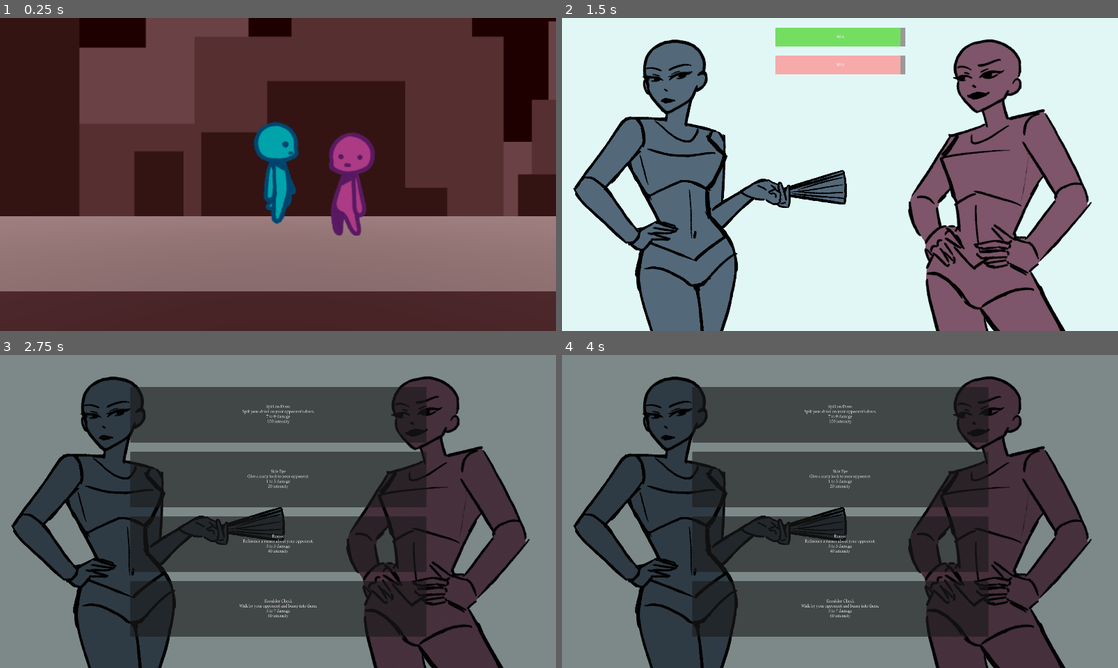
Above: before the commit, frames 1-4 (two rows, left to right).
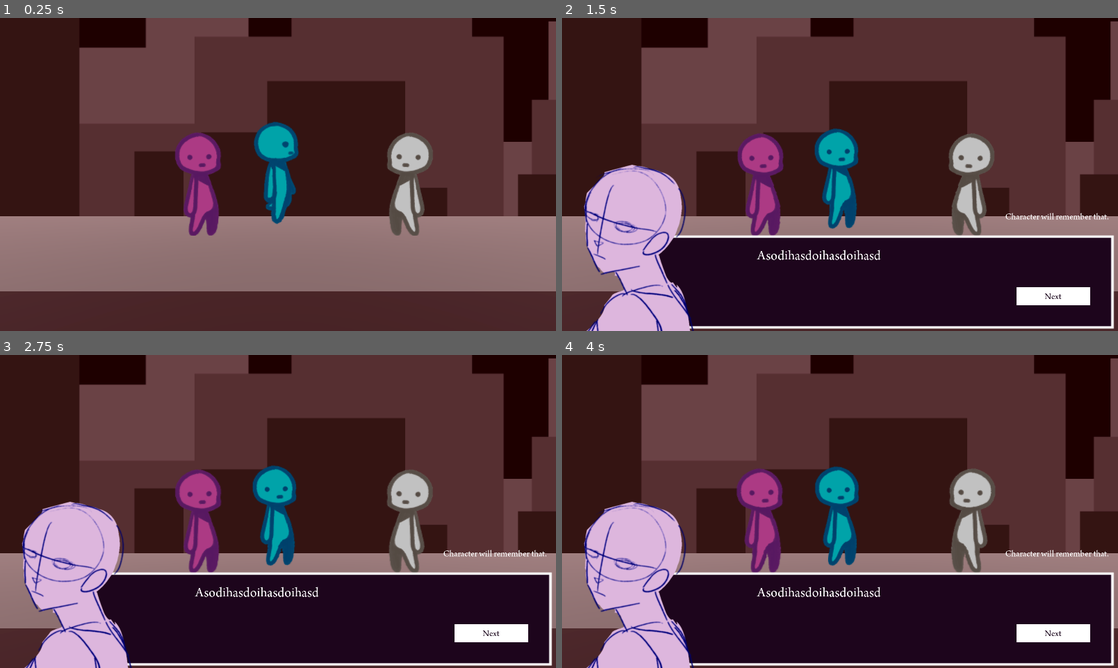
Above: after the commit, the same moments.

Repository: eigenstuffs/SRS
Game: Godot game, scene res://map/space.tscn
Same seed, same stepped clock (60 frames per second), same inputs: the game is played once before the commit and once after it.
Inputs (mouse positions are in pixels of both pictures, inside the frame that each line leads up to):
- Up to frame 1 (0.25 s): no input
- Up to frame 2 (1.5 s): tap Enter (ui_accept) at 0.5 s; move the mouse to (962, 158) at 0.52 s; hold Right (ui_right) 0.53-1.25 s; hold Enter (ui_accept) 0.53-1.25 s; click (1051, 296) at 1.25 s, where only the run after the commit has a clickable "Next"
- Up to frame 3 (2.75 s): click (489, 633) at 2 s, where only the run after the commit has a clickable "Next"
- Up to frame 4 (4 s): move the mouse to (728, 527) at 2.77 s; hold Down (ui_down) 2.78-3.53 s; tap Enter (ui_accept) at 2.85, 3.02, 3.32 s; move the mouse to (895, 442) at 3.52 s; hold Right (ui_right) from 3.53 s (still down); hold Enter (ui_accept) from 3.53 s (still down)

The runs differ from the first frame. In frame 1, 5.6% of the frame differs, in the area x 31-78%, y 36-70%; in frame 2, 99%, in the area x 0-100%, y 0-100%; in frame 3, 87%; in frame 4, 87%.
Error after the commit: Trying to assign value of type 'Nil' to a variable of type 'Dictionary'. (res://tools/dialogue/dialogue.gd:41)

Commit message:
dialogue debug for free time

Diff:
--- a/global/utilities.gd
+++ b/global/utilities.gd
@@ -2,7 +2,7 @@
 
 signal util_finished
 
-const DIALOGUE_FROM_STRINGS = preload("res://dialogue/dialogue_from_strings.tscn")
+const DIALOGUE_FROM_STRINGS = preload("res://tools/dialogue/dialogue_from_strings.tscn")
 
 func dialogue_from_strings(holder : Control, text_array : Array[String]):
 	var a : DialogueFromStrings = DIALOGUE_FROM_STRINGS.instantiate()
--- a/map/npc.tscn
+++ b/map/npc.tscn
@@ -1,9 +1,9 @@
 [gd_scene load_steps=10 format=3 uid="uid://0ttabng4vst4"]
 
 [ext_resource type="Script" path="res://map/npc.gd" id="1_vbktf"]
-[ext_resource type="PackedScene" uid="uid://bgh3a41nfgulr" path="res://tools/interaction.tscn" id="3_6waqm"]
+[ext_resource type="PackedScene" uid="uid://bgh3a41nfgulr" path="res://tools/interaction/interaction.tscn" id="3_6waqm"]
 [ext_resource type="Texture2D" uid="uid://304qv7q1hedd" path="res://assets/spritesheet_mini_selected_idle.png" id="3_xu2c4"]
-[ext_resource type="Script" path="res://tools/interaction_dialogue.gd" id="4_4xfcs"]
+[ext_resource type="Script" path="res://tools/interaction/interaction_dialogue.gd" id="4_4xfcs"]
 [ext_resource type="Texture2D" uid="uid://bw7psbkr0rhw2" path="res://assets/spritesheet_mini_npc_idle.png" id="5_xi6n1"]
 
 [sub_resource type="BoxShape3D" id="BoxShape3D_0hq8b"]
--- a/map/space.tscn
+++ b/map/space.tscn
@@ -6,9 +6,10 @@
 [ext_resource type="Script" path="res://map/npc.gd" id="4_mkrlg"]
 [ext_resource type="Texture2D" uid="uid://bw7psbkr0rhw2" path="res://assets/spritesheet_mini_npc_idle.png" id="5_ufflc"]
 [ext_resource type="Texture2D" uid="uid://304qv7q1hedd" path="res://assets/spritesheet_mini_selected_idle.png" id="6_s1c72"]
-[ext_resource type="PackedScene" uid="uid://bgh3a41nfgulr" path="res://tools/interaction.tscn" id="7_a7ypq"]
-[ext_resource type="Script" path="res://tools/interaction_minigame.gd" id="8_k2fmi"]
+[ext_resource type="PackedScene" uid="uid://bgh3a41nfgulr" path="res://tools/interaction/interaction.tscn" id="7_a7ypq"]
+[ext_resource type="Script" path="res://tools/interaction/interaction_minigame.gd" id="8_k2fmi"]
 [ext_resource type="PackedScene" uid="uid://dq7piist510w8" path="res://minigames/social_warfare/social_warfare.tscn" id="9_aipco"]
+[ext_resource type="Script" path="res://tools/interaction/interaction_dialogue.gd" id="10_vttiy"]
 
 [sub_resource type="StandardMaterial3D" id="StandardMaterial3D_qu7o7"]
 albedo_color = Color(0.356863, 0.156863, 0.172549, 1)
@@ -134,7 +135,7 @@
 transform = Transform3D(1, 0, 0, 0, 1, 0, 0, 0, 1, 0, 1, -2.10098)
 
 [node name="NPC" type="Area3D" parent="."]
-transform = Transform3D(1, 0, 0, 0, 1, 0, 0, 0, 1, 0.770629, 0.540338, -2)
+transform = Transform3D(1, 0, 0, 0, 1, 0, 0, 0, 1, 1.37429, 0.540338, -2)
 script = ExtResource("4_mkrlg")
 idle = ExtResource("5_ufflc")
 selected = ExtResource("6_s1c72")
@@ -159,6 +160,32 @@
 }
 autoplay = "Idle"
 
+[node name="NPC2" type="Area3D" parent="."]
+transform = Transform3D(1, 0, 0, 0, 1, 0, 0, 0, 1, -0.841715, 0.540338, -2)
+script = ExtResource("4_mkrlg")
+idle = ExtResource("5_ufflc")
+selected = ExtResource("6_s1c72")
+player_node = NodePath("../Player")
+
+[node name="Sprite3D" type="Sprite3D" parent="NPC2"]
+transform = Transform3D(0.5, 0, 0, 0, 0.5, 0, 0, 0, 0.5, 0, 0, 0)
+texture = ExtResource("5_ufflc")
+hframes = 7
+
+[node name="CollisionShape3D" type="CollisionShape3D" parent="NPC2"]
+transform = Transform3D(1, 0, 0, 0, 1, 0, 0, 0, 1, 0, -0.0472371, 0)
+shape = SubResource("BoxShape3D_0hq8b")
+
+[node name="Interaction" parent="NPC2" instance=ExtResource("7_a7ypq")]
+script = ExtResource("10_vttiy")
+file = "res://tools/dialogue/Dialogue - Prototype.json"
+
+[node name="AnimationPlayer" type="AnimationPlayer" parent="NPC2"]
+libraries = {
+"": SubResource("AnimationLibrary_qbuaw")
+}
+autoplay = "Idle"
+
 [node name="StaticBody3D" type="StaticBody3D" parent="."]
 transform = Transform3D(1, 0, 0, 0, 1, 0, 0, 0, 1, -4.84603, 0, 0)
 
--- a/project.godot
+++ b/project.godot
@@ -13,7 +13,7 @@
 config/name="SRS"
 run/main_scene="res://map/space.tscn"
 config/features=PackedStringArray("4.2", "Forward Plus")
-config/icon="res://assets/icon.jpeg"
+config/icon="res://assets/IMG_4946.jpeg"
 
 [autoload]
 
--- /dev/null
+++ b/tools/debug/debug_dialogue.gd
@@ -0,0 +1,211 @@
+extends Control
+
+class_name DebugDialogue
+
+signal start_music
+signal boost_stats
+
+@export_file("*.json") var text
+
+const CHARACTER_LIST : CharacterList = preload("res://resources/characters/character_list.tres")
+
+@onready var box = $Box
+@onready var sprite = $Sprite
+@onready var label = $Label
+@onready var remember = $Remember
+@onready var button = $Button
+@onready var choice_ui = $Choice
+@onready var options = $Choice/Options
+@onready var optionOne = $Choice/Options/OptionOne
+@onready var optionTwo = $Choice/Options/OptionTwo
+@onready var optionThree = $Choice/Options/OptionThree
+
+var result : Dictionary
+var lines : Dictionary = {}
+var current_line : Dictionary
+var restorable_choices
+var new_sprite = true
+var current_mood
+
+signal next
+signal done
+signal choice(which : int)
+
+func _ready():
+	if text:
+		choice_ui.hide()
+
+		self.connect("choice", choice_funnel)
+
+		var string = FileAccess.get_file_as_string(text)
+		result = JSON.parse_string(string)
+
+		read_line(0)
+	else: print("Error: text doesn't exist within Dialogue node")
+
+func read_line(key : int):
+	current_line = result.get(result.keys()[key])
+	if current_line["run if"] != null:
+		if Global.remembered.has(current_line["run if"]):
+			init_parameters(key)
+		else:
+			next_line()
+			return
+	else:
+		init_parameters(key)
+	if current_line["delay"] != null:
+		box.hide()
+		sprite.hide()
+		label.hide()
+		button.hide()
+		choice_ui.hide()
+		await get_tree().create_timer(int(current_line["delay"])).timeout
+	box.show()
+	sprite.show()
+	label.show()
+	button.hide()
+	choice_ui.hide()
+	remember.position = Vector2(1280,672)
+	remember.modulate = Color(1,1,1,1)
+	remember.hide()
+	if current_line["emit"] != null:
+		emit_signal(current_line["emit"])
+	if current_line["text"]: label.text = current_line["text"]
+	if current_line["flag"] == "decision":
+		box.hide()
+		sprite.hide()
+		label.hide()
+		button.hide()
+		if current_line["options"] != null:
+			var text = current_line["options"].split(",")
+			$Choice/Backdrop.position = Vector2(-1920,0)
+			$Choice/Graphic.position = Vector2(960,0)
+			options.position = Vector2(0,-960)
+			choice_ui.show()
+			var a = create_tween()
+			a.tween_property($Choice/Backdrop, "position", Vector2(0,0), .5).set_trans(Tween.TRANS_EXPO)
+			a = create_tween()
+			a.tween_property(options, "position", Vector2(0,0), 0.5).set_trans(Tween.TRANS_EXPO)
+			var b = create_tween()
+			b.tween_property($Choice/Graphic, "position", Vector2(0,0), .5).set_trans(Tween.TRANS_EXPO)
+			button.hide()
+			await choice
+			a = create_tween()
+			a.tween_property($Choice/Backdrop, "position", Vector2(-1920,0), .5).set_trans(Tween.TRANS_EXPO)
+			a = create_tween()
+			a.tween_property(options, "position", Vector2(0,1000), 0.5).set_trans(Tween.TRANS_EXPO)
+			b = create_tween()
+			b.tween_property($Choice/Graphic, "position", Vector2(960,0), .5).set_trans(Tween.TRANS_EXPO)
+			await b.finished
+	else:
+		if current_line["flag"] == "end":
+			current_line["go to"] = null
+		if current_line["add"] != null:
+			remember.show()
+			Global.remembered.append(current_line["add"])
+			remember.text = current_line["character"] + " will remember that."
+			var c = create_tween()
+			c.tween_property(remember, "position", Vector2(1280,600), 2)
+			c = create_tween()
+			c.tween_property(remember, "modulate", Color(1,1,1,0), 2)
+		if new_sprite:
+			sprite.position = Vector2(0,608)
+			var d = create_tween()
+			d.tween_property(sprite, "position", Vector2(0,0), 0.2).set_trans(Tween.TRANS_EXPO)
+		label.visible_characters = 0
+		var num_chars = label.text.length()
+		var total_time = Global.text_speed * num_chars
+		var a = create_tween()
+		a.tween_property(label, "visible_characters", num_chars, total_time)
+		await a.finished
+		button.show()
+		await next
+	next_line()
+
+func next_line():
+	if current_line["go to"] != null:
+		read_line(result.keys().find(current_line["go to"]))
+	else:
+		emit_signal("done")
+		queue_free()
+
+func init_parameters(key : int):
+	var line = result.get(result.keys()[key])
+	var char : Resource = null
+	var prev_mood = current_mood
+	if line["character"] != null:
+		char = CHARACTER_LIST.list.get(line["character"])
+		match line["sprite"]:
+			"happy":
+				sprite.texture = char.happy
+				current_mood = "happy"
+			"neutral":
+				sprite.texture = char.neutral
+				current_mood = "neutral"
+			"sad":
+				sprite.texture = char.sad
+				current_mood = "sad"
+	if line["flag"] == "decision":
+		current_mood = null
+	if current_mood == prev_mood:
+		new_sprite = false
+	else: new_sprite = true
+
+func choice_funnel(which : int):
+	var choice = current_line["options_id"].split(",")[which]
+	current_line["go to"] = choice
+
+func _on_button_pressed():
+	emit_signal("next")
+
+func _on_option_one_pressed():
+	emit_signal("choice", 0)
+
+func _on_option_two_pressed():
+	emit_signal("choice", 1)
+
+func _on_option_three_pressed():
+	emit_signal("choice", 2)
+
+func _on_option_one_mouse_entered():
+	var a = create_tween()
+	a.tween_property(optionOne, "scale", Vector2(1.1,1.1), 0.1)
+
+func _on_option_two_mouse_entered():
+	var a = create_tween()
+	a.tween_property(optionTwo, "scale", Vector2(1.1,1.1), 0.1)
+
+func _on_option_three_mouse_entered():
+	var a = create_tween()
+	a.tween_property(optionThree, "scale", Vector2(1.1,1.1), 0.1)
+
+func _on_option_one_mouse_exited():
+	var a = create_tween()
+	a.tween_property(optionOne, "scale", Vector2(1,1), 0.1)
+
+func _on_option_two_mouse_exited():
+	var a = create_tween()
+	a.tween_property(optionTwo, "scale", Vector2(1,1), 0.1)
+
+func _on_option_three_mouse_exited():
+	var a = create_tween()
+	a.tween_property(optionThree, "scale", Vector2(1,1), 0.1)
+
+func _input(event):
+	if event.is_action_pressed("ui_cancel"):
+		emit_signal("done")
+		queue_free()
+	elif event.is_action_pressed("ui_accept"):
+		if $Button/Next.visible:
+			emit_signal("next")
+
+func _on_skip_pressed():
+	var index: int = 0
+	print(index)
+	for key in result.keys():
+		print(key)
+		if key == $TextEdit.text:
+			read_line(index)
+			break
+		index += 1
+	print("ERROR: ID not found")
--- /dev/null
+++ b/tools/debug/debug_dialogue_ft.tscn
@@ -0,0 +1,180 @@
+[gd_scene load_steps=16 format=3 uid="uid://vkinot3dkia8"]
+
+[ext_resource type="Script" path="res://tools/debug/debug_dialogue.gd" id="1_ouj07"]
+[ext_resource type="Texture2D" uid="uid://kqpkiycx2vxi" path="res://assets/textbox.png" id="2_qdfhb"]
+[ext_resource type="Texture2D" uid="uid://b6nep4hcehuhn" path="res://assets/talksprite_npc_C.png" id="3_51n02"]
+[ext_resource type="Texture2D" uid="uid://b5vxsdpo2j5aq" path="res://assets/choice_overlay.png" id="4_jsawl"]
+[ext_resource type="Texture2D" uid="uid://7bl0mmfp1em5" path="res://assets/choice_graphic.png" id="5_5f13c"]
+[ext_resource type="Texture2D" uid="uid://bqicj2kxtgfbh" path="res://assets/choice1_normal.png" id="6_s51sf"]
+[ext_resource type="Texture2D" uid="uid://c5nvhsfmkfp6d" path="res://assets/choice1_focus.png" id="7_b20y3"]
+[ext_resource type="BitMap" uid="uid://bug5jjtm6s26s" path="res://assets/bitmap_1.bmp" id="8_c1wyl"]
+[ext_resource type="Texture2D" uid="uid://cpprxig8dgffn" path="res://assets/choice2_normal.png" id="9_kv8ev"]
+[ext_resource type="Texture2D" uid="uid://c445ypl3cb421" path="res://assets/choice2_focus.png" id="10_lnldp"]
+[ext_resource type="BitMap" uid="uid://drfv01w7j2n32" path="res://assets/bitmap_2.bmp" id="11_ap8wi"]
+[ext_resource type="Texture2D" uid="uid://bpq6o7jyebeo6" path="res://assets/choice3_normal.png" id="12_qv12v"]
+[ext_resource type="Texture2D" uid="uid://c36wt2xdvv4ws" path="res://assets/choice3_focus.png" id="13_g40bm"]
+[ext_resource type="BitMap" uid="uid://dlkha7dvelgxr" path="res://assets/bitmap_3.bmp" id="14_v52j1"]
+
+[sub_resource type="StyleBoxFlat" id="StyleBoxFlat_1rwqr"]
+bg_color = Color(1, 1, 1, 1)
+
+[node name="DebugDialogueFT" type="Control"]
+layout_mode = 3
+anchors_preset = 15
+anchor_right = 1.0
+anchor_bottom = 1.0
+grow_horizontal = 2
+grow_vertical = 2
+script = ExtResource("1_ouj07")
+text = "res://tools/dialogue/ft_scripts/Dialogue - Prototype.json"
+
+[node name="ColorRect" type="ColorRect" parent="."]
+layout_mode = 0
+offset_right = 1920.0
+offset_bottom = 1088.0
+color = Color(0.137255, 0.137255, 0.137255, 1)
+
+[node name="Box" type="TextureRect" parent="."]
+layout_mode = 0
+offset_right = 1920.0
+offset_bottom = 1088.0
+texture = ExtResource("2_qdfhb")
+
+[node name="Sprite" type="TextureRect" parent="."]
+layout_mode = 0
+offset_right = 1920.0
+offset_bottom = 1088.0
+texture = ExtResource("3_51n02")
+
+[node name="Label" type="Label" parent="."]
+layout_mode = 0
+offset_left = 672.0
+offset_top = 800.0
+offset_right = 1504.0
+offset_bottom = 1024.0
+theme_override_font_sizes/font_size = 48
+text = "Asodihasdoihasdoihasd"
+autowrap_mode = 3
+visible_characters_behavior = 1
+
+[node name="Remember" type="Label" parent="."]
+layout_mode = 0
+offset_left = 1280.0
+offset_top = 672.0
+offset_right = 1888.0
+offset_bottom = 717.0
+theme_override_font_sizes/font_size = 32
+text = "Character will remember that."
+horizontal_alignment = 2
+autowrap_mode = 2
+
+[node name="Button" type="Button" parent="."]
+layout_mode = 0
+offset_left = 1568.0
+offset_top = 928.0
+offset_right = 1824.0
+offset_bottom = 992.0
+theme_override_colors/font_color = Color(0.101961, 0.0235294, 0.105882, 1)
+theme_override_font_sizes/font_size = 32
+theme_override_styles/normal = SubResource("StyleBoxFlat_1rwqr")
+theme_override_styles/hover = SubResource("StyleBoxFlat_1rwqr")
+theme_override_styles/pressed = SubResource("StyleBoxFlat_1rwqr")
+theme_override_styles/disabled = SubResource("StyleBoxFlat_1rwqr")
+theme_override_styles/focus = SubResource("StyleBoxFlat_1rwqr")
+
+[node name="Next" type="Label" parent="Button"]
+layout_mode = 0
+offset_top = 5.0
+offset_right = 256.0
+offset_bottom = 69.0
+theme_override_colors/font_color = Color(0.101961, 0.0235294, 0.105882, 1)
+theme_override_font_sizes/font_size = 32
+text = "Next"
+horizontal_alignment = 1
+vertical_alignment = 1
+autowrap_mode = 2
+
+[node name="Choice" type="Control" parent="."]
+anchors_preset = 0
+offset_right = 1920.0
+offset_bottom = 1088.0
+
+[node name="Backdrop" type="TextureRect" parent="Choice"]
+modulate = Color(1, 1, 1, 0.454902)
+layout_mode = 0
+offset_right = 40.0
+offset_bottom = 40.0
+texture = ExtResource("4_jsawl")
+
+[node name="Graphic" type="TextureRect" parent="Choice"]
+layout_mode = 0
+offset_right = 1920.0
+offset_bottom = 1080.0
+mouse_filter = 2
+texture = ExtResource("5_5f13c")
+
+[node name="Options" type="Control" parent="Choice"]
+anchors_preset = 0
+offset_right = 40.0
+offset_bottom = 40.0
+
+[node name="OptionOne" type="TextureButton" parent="Choice/Options"]
+layout_mode = 0
+offset_left = 576.0
+offset_top = 64.0
+offset_right = 1158.0
+offset_bottom = 538.0
+texture_normal = ExtResource("6_s51sf")
+texture_hover = ExtResource("7_b20y3")
+texture_click_mask = ExtResource("8_c1wyl")
+
+[node name="OptionTwo" type="TextureButton" parent="Choice/Options"]
+layout_mode = 0
+offset_left = 352.0
+offset_top = 320.0
+offset_right = 1161.0
+offset_bottom = 676.0
+texture_normal = ExtResource("9_kv8ev")
+texture_hover = ExtResource("10_lnldp")
+texture_click_mask = ExtResource("11_ap8wi")
+
+[node name="OptionThree" type="TextureButton" parent="Choice/Options"]
+layout_mode = 0
+offset_left = 544.0
+offset_top = 640.0
+offset_right = 1159.0
+offset_bottom = 948.0
+mouse_filter = 1
+texture_normal = ExtResource("12_qv12v")
+texture_hover = ExtResource("13_g40bm")
+texture_click_mask = ExtResource("14_v52j1")
+
+[node name="TextEdit" type="TextEdit" parent="."]
+layout_mode = 0
+offset_left = 64.0
+offset_top = 64.0
+offset_right = 960.0
+offset_bottom = 128.0
+theme_override_font_sizes/font_size = 64
+placeholder_text = "Enter ID here, then hit \"Skip\""
+
+[node name="Skip" type="Button" parent="."]
+layout_mode = 0
+offset_left = 64.0
+offset_top = 192.0
+offset_right = 320.0
+offset_bottom = 320.0
+theme_override_font_sizes/font_size = 64
+text = "Skip"
+
+[connection signal="pressed" from="Button" to="." method="_on_button_pressed"]
+[connection signal="mouse_entered" from="Choice/Options/OptionOne" to="." method="_on_option_one_mouse_entered"]
+[connection signal="mouse_exited" from="Choice/Options/OptionOne" to="." method="_on_option_one_mouse_exited"]
+[connection signal="pressed" from="Choice/Options/OptionOne" to="." method="_on_option_one_pressed"]
+[connection signal="mouse_entered" from="Choice/Options/OptionTwo" to="." method="_on_option_two_mouse_entered"]
+[connection signal="mouse_exited" from="Choice/Options/OptionTwo" to="." method="_on_option_two_mouse_exited"]
+[connection signal="pressed" from="Choice/Options/OptionTwo" to="." method="_on_option_two_pressed"]
+[connection signal="mouse_entered" from="Choice/Options/OptionThree" to="." method="_on_option_three_mouse_entered"]
+[connection signal="mouse_exited" from="Choice/Options/OptionThree" to="." method="_on_option_three_mouse_exited"]
+[connection signal="pressed" from="Choice/Options/OptionThree" to="." method="_on_option_three_pressed"]
+[connection signal="pressed" from="Skip" to="." method="_on_skip_pressed"]
--- a/dialogue/dialogue.tscn
+++ b/tools/dialogue/dialogue.tscn
@@ -1,19 +1,19 @@
 [gd_scene load_steps=16 format=3 uid="uid://bppl4k2rd867r"]
 
-[ext_resource type="Script" path="res://dialogue/dialogue.gd" id="1_hbs7n"]
-[ext_resource type="Texture2D" uid="uid://kqpkiycx2vxi" path="res://assets/textbox.png" id="2_qa8al"]
-[ext_resource type="Texture2D" uid="uid://b6nep4hcehuhn" path="res://assets/talksprite_npc_C.png" id="3_h8daw"]
-[ext_resource type="Texture2D" uid="uid://b5vxsdpo2j5aq" path="res://assets/choice_overlay.png" id="4_s7kcq"]
-[ext_resource type="Texture2D" uid="uid://bqicj2kxtgfbh" path="res://assets/choice1_normal.png" id="5_0hgqj"]
-[ext_resource type="Texture2D" uid="uid://cpprxig8dgffn" path="res://assets/choice2_normal.png" id="6_gwxbn"]
-[ext_resource type="Texture2D" uid="uid://c5nvhsfmkfp6d" path="res://assets/choice1_focus.png" id="6_sv0ee"]
-[ext_resource type="Texture2D" uid="uid://bpq6o7jyebeo6" path="res://assets/choice3_normal.png" id="7_1677m"]
-[ext_resource type="BitMap" uid="uid://bug5jjtm6s26s" path="res://assets/bitmap_1.bmp" id="7_jo4h1"]
-[ext_resource type="Texture2D" uid="uid://c445ypl3cb421" path="res://assets/choice2_focus.png" id="8_64y17"]
-[ext_resource type="Texture2D" uid="uid://c36wt2xdvv4ws" path="res://assets/choice3_focus.png" id="10_4kqxh"]
-[ext_resource type="BitMap" uid="uid://drfv01w7j2n32" path="res://assets/bitmap_2.bmp" id="10_ei05y"]
-[ext_resource type="Texture2D" uid="uid://7bl0mmfp1em5" path="res://assets/choice_graphic.png" id="11_kytr3"]
-[ext_resource type="BitMap" uid="uid://dlkha7dvelgxr" path="res://assets/bitmap_3.bmp" id="13_5lsf0"]
+[ext_resource type="Script" path="res://tools/dialogue/dialogue.gd" id="1_gclfa"]
+[ext_resource type="Texture2D" uid="uid://kqpkiycx2vxi" path="res://assets/textbox.png" id="2_5rhqi"]
+[ext_resource type="Texture2D" uid="uid://b6nep4hcehuhn" path="res://assets/talksprite_npc_C.png" id="3_q155s"]
+[ext_resource type="Texture2D" uid="uid://b5vxsdpo2j5aq" path="res://assets/choice_overlay.png" id="4_dlrj0"]
+[ext_resource type="Texture2D" uid="uid://7bl0mmfp1em5" path="res://assets/choice_graphic.png" id="5_igsdk"]
+[ext_resource type="Texture2D" uid="uid://bqicj2kxtgfbh" path="res://assets/choice1_normal.png" id="6_k1pjs"]
+[ext_resource type="Texture2D" uid="uid://c5nvhsfmkfp6d" path="res://assets/choice1_focus.png" id="7_j8el4"]
+[ext_resource type="BitMap" uid="uid://bug5jjtm6s26s" path="res://assets/bitmap_1.bmp" id="8_e7lwg"]
+[ext_resource type="Texture2D" uid="uid://cpprxig8dgffn" path="res://assets/choice2_normal.png" id="9_eae00"]
+[ext_resource type="Texture2D" uid="uid://c445ypl3cb421" path="res://assets/choice2_focus.png" id="10_wimji"]
+[ext_resource type="BitMap" uid="uid://drfv01w7j2n32" path="res://assets/bitmap_2.bmp" id="11_6qjxx"]
+[ext_resource type="Texture2D" uid="uid://bpq6o7jyebeo6" path="res://assets/choice3_normal.png" id="12_qyn1f"]
+[ext_resource type="Texture2D" uid="uid://c36wt2xdvv4ws" path="res://assets/choice3_focus.png" id="13_f0ql6"]
+[ext_resource type="BitMap" uid="uid://dlkha7dvelgxr" path="res://assets/bitmap_3.bmp" id="14_bxm42"]
 
 [sub_resource type="StyleBoxFlat" id="StyleBoxFlat_1rwqr"]
 bg_color = Color(1, 1, 1, 1)
@@ -25,19 +25,19 @@
 anchor_bottom = 1.0
 grow_horizontal = 2
 grow_vertical = 2
-script = ExtResource("1_hbs7n")
+script = ExtResource("1_gclfa")
 
 [node name="Box" type="TextureRect" parent="."]
 layout_mode = 0
 offset_right = 1920.0
 offset_bottom = 1088.0
-texture = ExtResource("2_qa8al")
+texture = ExtResource("2_5rhqi")
 
 [node name="Sprite" type="TextureRect" parent="."]
 layout_mode = 0
 offset_right = 1920.0
 offset_bottom = 1088.0
-texture = ExtResource("3_h8daw")
+texture = ExtResource("3_q155s")
 
 [node name="Label" type="Label" parent="."]
 layout_mode = 0
--- a/dialogue/dialogue_from_strings.tscn
+++ b/tools/dialogue/dialogue_from_strings.tscn
@@ -1,6 +1,6 @@
 [gd_scene load_steps=4 format=3 uid="uid://7org3bu61mfu"]
 
-[ext_resource type="Script" path="res://dialogue/dialogue_from_strings.gd" id="1_g772v"]
+[ext_resource type="Script" path="res://tools/dialogue/dialogue_from_strings.gd" id="1_g772v"]
 [ext_resource type="Texture2D" uid="uid://kqpkiycx2vxi" path="res://assets/textbox.png" id="2_wpcrg"]
 
 [sub_resource type="StyleBoxFlat" id="StyleBoxFlat_1rwqr"]
--- a/tools/interaction.tscn
+++ b/tools/interaction/interaction.tscn
@@ -1,6 +1,6 @@
 [gd_scene load_steps=3 format=3 uid="uid://bgh3a41nfgulr"]
 
-[ext_resource type="Script" path="res://tools/interaction.gd" id="1_qklf0"]
+[ext_resource type="Script" path="res://tools/interaction/interaction.gd" id="1_qklf0"]
 
 [sub_resource type="CylinderShape3D" id="CylinderShape3D_y5c71"]
 
--- a/tools/interaction_dialogue.gd
+++ b/tools/interaction/interaction_dialogue.gd
@@ -2,7 +2,7 @@
 
 @export_file("*.json") var file
 
-const DIALOGUE = preload("res://dialogue/dialogue.tscn")
+const DIALOGUE = preload("res://tools/dialogue/dialogue.tscn")
 
 func action():
 	if file:
Binary file added: assets/IMG_4946.jpeg
Not shown, added: assets/IMG_4946.jpeg.import
Not shown: 1 places in map/space.tscn that only renumber resources
Renamed: dialogue/dialogue.gd -> tools/dialogue/dialogue.gd
Not shown: 4 places in tools/dialogue/dialogue.tscn that only renumber resources
Renamed: dialogue/dialogue_from_strings.gd -> tools/dialogue/dialogue_from_strings.gd
Renamed: dialogue/Dialogue - Prototype.json -> tools/dialogue/ft_scripts/Dialogue - Prototype.json
Renamed: tools/interaction.gd -> tools/interaction/interaction.gd
Renamed: tools/interaction_minigame.gd -> tools/interaction/interaction_minigame.gd
